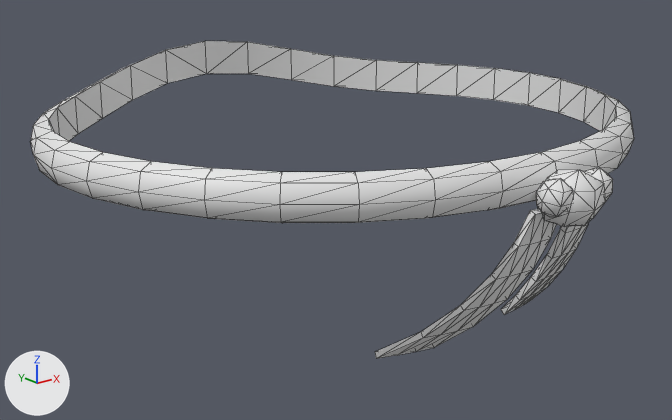
What one commit did to the OBJ model tools/make_wear4/art/export/scarf_silk.obj.
Before and after are seen from a 50 mm camera at (-1.188, -0.96, 0.396) aimed at (-0.041, 0.474, -0.178). The axes (+X, +Y, +Z) are drawn at lower left. The lights are the same throughout. The picture after the commit comes second. Mesh edges are drawn as thin lines. Where no turn or scale is listed for an object, it has been applied to the vertices. Vertices at exactly the same position are counted once.

Names of what the first picture shows: 'ear+1', 'ear-1', 'knot', 'tail_a', 'tail_b', 'wrap'.
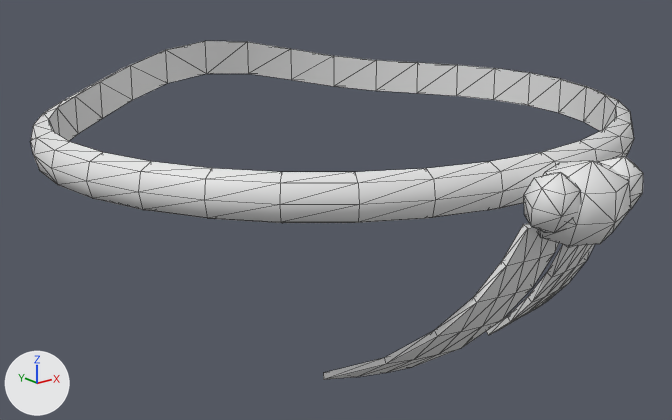
What differs and where, as boxes [x1, y1, x2, y2] in the pictures (672 x 420 px):
```json
{"object": "tail_a", "change": "reshaped", "before": [375, 208, 557, 358], "after": [323, 223, 559, 380], "on screen": "30% wider"}
{"object": "knot", "change": "reshaped", "before": [542, 170, 606, 227], "after": [537, 161, 631, 246], "on screen": "46% wider, 48% taller"}
{"object": "tail_b", "change": "reshaped", "before": [501, 222, 589, 315], "after": [486, 244, 595, 335]}
{"object": "ear-1", "change": "reshaped", "before": [536, 178, 573, 217], "after": [524, 172, 581, 233], "on screen": "53% wider, 55% taller"}
{"object": "ear+1", "change": "reshaped", "before": [585, 168, 613, 201], "after": [598, 156, 643, 209], "on screen": "59% wider, 59% taller"}
```

Edits to the scene script, one JSON object a line:
```json
{"block": "me_ear_1", "where": "# used by ob_ear_1; location = (0.0, 0.0, 0.0)"}
{"op": "remove", "block": "me_ear_1", "code": "me_ear_1.from_pydata(...)  # 20 vertices, 36 faces; spans x 0.02..0.08, y -0.1091..-0.0585, z -0.0529..0.0133"}
{"op": "add", "block": "me_ear_1", "code": "me_ear_1.from_pydata(...)  # 20 vertices, 36 faces; spans x 0.034..0.126, y -0.1398..-0.0656, z -0.0687..0.0326"}
{"block": "me_ear_1", "change": "me_ear_1 part 1: the whole mesh is rebuilt"}
{"block": "me_ear_1_1", "where": "# used by ob_ear_1_1; location = (0.0, 0.0, 0.0)"}
{"op": "remove", "block": "me_ear_1_1", "code": "me_ear_1_1.from_pydata(...)  # 20 vertices, 36 faces; spans x -0.08..-0.02, y -0.1091..-0.0585, z -0.0529..0.0133"}
{"op": "add", "block": "me_ear_1_1", "code": "me_ear_1_1.from_pydata(...)  # 20 vertices, 36 faces; spans x -0.126..-0.034, y -0.1398..-0.0656, z -0.0687..0.0326"}
{"block": "me_ear_1_1", "change": "me_ear_1_1 part 2: the whole mesh is rebuilt"}
{"block": "me_knot", "where": "# used by ob_knot; location = (0.0, 0.0, 0.0)"}
{"op": "remove", "block": "me_knot", "code": "me_knot.from_pydata(...)  # 26 vertices, 48 faces; spans x -0.066..0.066, y -0.1239..-0.0305, z -0.0793..0.0181"}
{"op": "add", "block": "me_knot", "code": "me_knot.from_pydata(...)  # 26 vertices, 48 faces; spans x -0.098..0.098, y -0.1629..-0.0266, z -0.1067..0.0374"}
{"block": "me_knot", "change": "me_knot part 3: 26 of 26 vertices moved; they spanned x -0.066..0.066, y -0.1239..-0.0305, z -0.0793..0.0181 and now span x -0.098..0.098, y -0.1629..-0.0266, z -0.1067..0.0374; mean shift (0.0, -0.0175, -0.0041)"}
{"block": "me_tail_a", "where": "# used by ob_tail_a; location = (0.0, 0.0, 0.0)"}
{"op": "remove", "block": "me_tail_a", "code": "me_tail_a.from_pydata(...)  # 48 vertices, 92 faces; spans x -0.211..0.0, y -0.064..0.156, z -0.337..-0.046"}
{"op": "add", "block": "me_tail_a", "code": "me_tail_a.from_pydata(...)  # 48 vertices, 92 faces; spans x -0.259..0.003, y -0.077..0.242, z -0.398..-0.061"}
{"block": "me_tail_a", "change": "me_tail_a part 4: 48 of 48 vertices moved; they spanned x -0.211..0.0, y -0.064..0.156, z -0.337..-0.046 and now span x -0.259..0.003, y -0.077..0.242, z -0.398..-0.061; mean shift (-0.018, 0.016, -0.037)"}
{"block": "me_tail_b", "where": "# used by ob_tail_b; location = (0.0, 0.0, 0.0)"}
{"op": "remove", "block": "me_tail_b", "code": "me_tail_b.from_pydata(...)  # 48 vertices, 92 faces; spans x 0.02..0.143, y -0.068..0.108, z -0.302..-0.047"}
{"op": "add", "block": "me_tail_b", "code": "me_tail_b.from_pydata(...)  # 48 vertices, 92 faces; spans x 0.019..0.194, y -0.08..0.167, z -0.361..-0.062"}
{"block": "me_tail_b", "change": "me_tail_b part 5: the whole mesh is rebuilt"}
```
